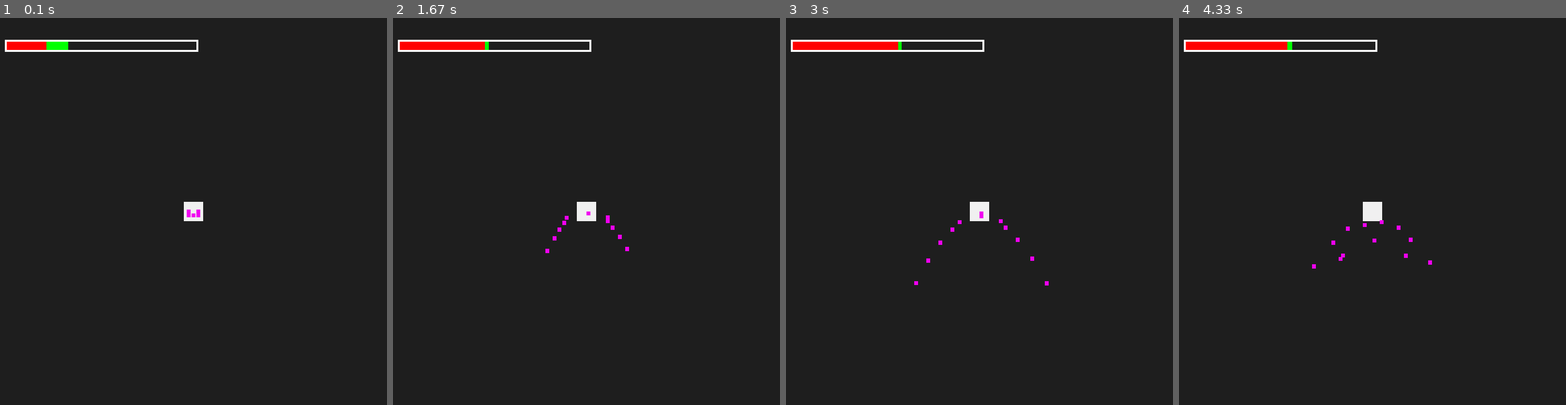
Above: before the commit, frames 1-4 (left to right).
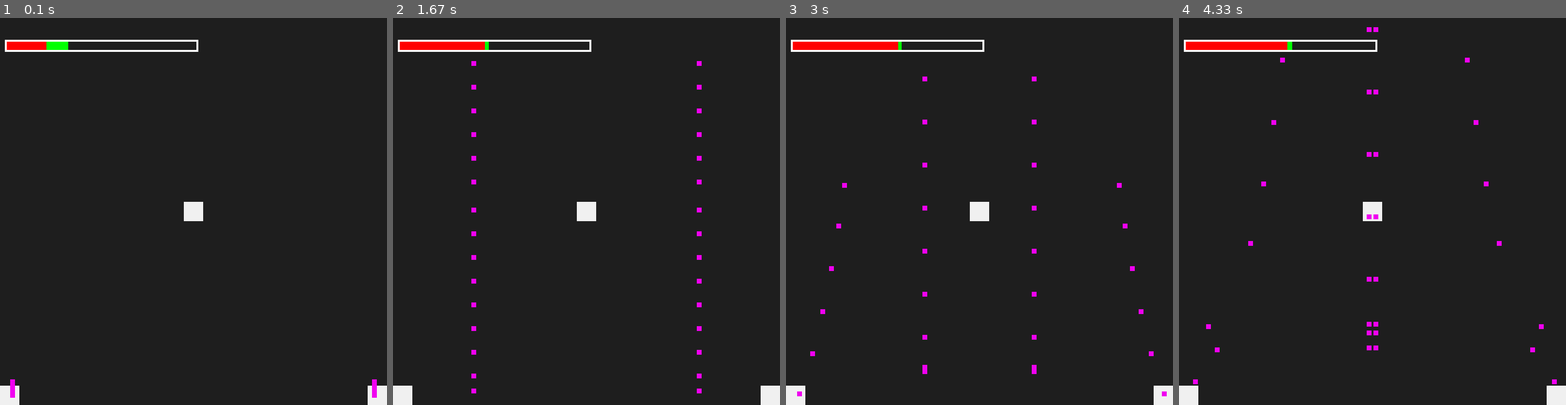
Above: after the commit, the same moments.

Repository: hmdao1511/shefjam_the_binary_bandits
Game: pygame game, started from projectiles.py
Same seed, same stepped clock (60 frames per second), same inputs: the game is played once before the commit and once after it.
Inputs:
- Up to frame 1 (0.1 s): no input
- Up to frame 2 (1.67 s): hold Up 0.33-0.8 s; hold Down 0.83-1.13 s; hold Up 1.17-1.53 s; hold Down from 1.57 s (still down)
- Up to frame 3 (3 s): release Down at 1.93 s; hold Up 1.97-2.27 s; hold Down 2.3-2.6 s; hold Up from 2.63 s (still down)
- Up to frame 4 (4.33 s): release Up at 3 s; hold Down 3.03-3.4 s; hold Up 3.43-3.73 s; hold Down 3.77-4.07 s; hold Up from 4.1 s (still down)

The runs differ from the first frame. In frame 1, 0.6% of the frame differs, in the area x 0-100%, y 49-100%; in frame 2, 1.1%; in frame 3, 1.1%; in frame 4, 1.1%, in the area x 0-100%, y 2-100%.

Commit message:
Updated projectiles code

Diff:
--- a/projectiles.py
+++ b/projectiles.py
@@ -4,11 +4,11 @@
 
 class Player(pygame.sprite.Sprite):
 
-    def __init__(self):
+    def __init__(self, startx, starty):
         super().__init__() #inherits sprite
         self.image = pygame.Surface((40,40))
         self.image.fill((240,240,240))
-        self.rect = self.image.get_rect(center = (400,400))
+        self.rect = self.image.get_rect(center = (startx,starty))
 
         #health variables
         self.maximum_health = 1000
@@ -63,31 +63,40 @@
 
 
 class Projectile(pygame.sprite.Sprite):
-    def __init__(self, angle, reverse,clock,nox=True):
+    def __init__(self, angle, reverse,clock,startx, starty,delay=False):
         super().__init__() #inherits sprite
         self.angle = angle
-        self.startx = 400
-        self.starty = 400
-        self.rotate_clock = clock
-
-        self.image = pygame.Surface((8,8))
+        self.startx = startx
+        self.starty = starty
+        self.rotate_clock = 0
+        self.delay_val = clock
+        self.delay = delay
+
+        self.image = pygame.Surface((10,10))
         self.image.fill((240,0,240))
         self.rect = self.image.get_rect(center = (self.startx,self.starty))
 
         self.angle_change = 1
 
-        self.projectile_xspeed = int(5 * reverse) *nox
+        self.projectile_xspeed = int(3 * reverse)
         self.projectile_yspeed = angle
 
     def update(self):
        self.change_position()
-       self.collision(200)
+      # self.collision(400)
        self.rotate_clock += 1
-       if (self.rotate_clock % 40) == 0 :
-           if self.projectile_yspeed == 10:
+
+       run = True
+       if self.delay:
+           if self.rotate_clock < self.delay_val:
+               run = False
+
+       if (self.rotate_clock % 40 == 0) and run :
+           if self.projectile_yspeed == 0:
                  self.angle_change = -1
-           if self.projectile_yspeed == -10:
+           if self.projectile_yspeed == -15:
                  self.angle_change  = 1
+           #print(self.projectile_yspeed)
            self.projectile_yspeed += self.angle_change
 
     def collision(self,radius):
@@ -100,24 +109,43 @@
         self.rect.y = self.starty
 
     def change_position(self):
-        if self.projectile_xspeed > 0:
-            if  self.rect.x <= 800:
-                self.rect.x += self.projectile_xspeed
+        if  (self.rect.x >= 800) or (self.rect.y >= 800) or (self.rect.x <= 0) or (self.rect.y <= 0):
+             self.reset_position()
+        else:
+            if self.projectile_xspeed > 0:
+                if  self.rect.x <= 800:
+                    self.rect.x += self.projectile_xspeed
+                if  self.rect.y <= 800:
+                   self.rect.y += self.projectile_yspeed
             else:
-                self.reset_position()
-            if  self.rect.y <= 800:
-                self.rect.y += self.projectile_yspeed
-            else:
-                 self.reset_position()
-        else:
-            if  self.rect.x >= 0:
-                self.rect.x += self.projectile_xspeed
-            else:
-                self.reset_position()
-            if  self.rect.y >= 0:
-                self.rect.y += self.projectile_yspeed
-            else:
-                 self.reset_position()
+                if  self.rect.x > 0:
+                    self.rect.x += self.projectile_xspeed
+                if  self.rect.y > 0:
+                    self.rect.y += self.projectile_yspeed
+
+
+
+
+##    def change_position(self):
+##        if self.projectile_xspeed > 0:
+##            if  self.rect.x <= 800:
+##                self.rect.x += self.projectile_xspeed
+##            else:
+##                self.reset_position()
+##            if  self.rect.y <= 800:
+##                self.rect.y += self.projectile_yspeed
+##            else:
+##                 self.reset_position()
+##        else:
+##            if  self.rect.x > 0:
+##                self.rect.x += self.projectile_xspeed
+##            else:
+##                self.reset_position()
+##
+##            if  self.rect.y > 0:
+##                self.rect.y += self.projectile_yspeed
+##            else:
+##                 self.reset_position()
 
 
 
@@ -125,19 +153,36 @@
 pygame.init()
 screen = pygame.display.set_mode((800,800))
 clock = pygame.time.Clock()
-player = pygame.sprite.GroupSingle(Player())
-
-
-projectiles = [Projectile(0,1,0) for i in range(20)]
+player = pygame.sprite.GroupSingle(Player(400,400))
+
+
+
+enemy1x = 20
+enemy1y = 780
+
+enemy1 =  pygame.sprite.GroupSingle(Player(enemy1x,enemy1y))
+projectiles = [Projectile(0,1,0,0,0) for i in range(15)]
 for i in range(5):
-    projectiles[i] = pygame.sprite.Group(Projectile(i,1,0))
+    projectiles[i] = pygame.sprite.Group(Projectile(-i,1,0,enemy1x,enemy1y))
+for i in range(4,10):
+    projectiles[i] = pygame.sprite.Group(Projectile(-i,1,40,enemy1x,enemy1y, True))
+for i in range(9,15):
+    projectiles[i] = pygame.sprite.Group(Projectile(-i,1,80,enemy1x,enemy1y, True))
+
+
+enemy2x = 780
+enemy2y = 780
+enemy2 =  pygame.sprite.GroupSingle(Player(enemy2x,enemy2y))
+projectiles2 = [Projectile(0,1,0,0,0) for i in range(15)]
 for i in range(5):
-    projectiles[i+5] = pygame.sprite.Group(Projectile(i,-1,0))
-for i in range(5):
-    projectiles[i+10] = pygame.sprite.Group(Projectile(i,1, 41))
-for i in range(5):
-    projectiles[i+15] = pygame.sprite.Group(Projectile(i,-1,41))
-projectiles.append(pygame.sprite.Group(Projectile(i,-1,41,False)))
+    projectiles2[i] = pygame.sprite.Group(Projectile(-i,-1,0,enemy2x,enemy2y))
+for i in range(4,10):
+    projectiles2[i] = pygame.sprite.Group(Projectile(-i,-1,40,enemy2x,enemy2y,True))
+for i in range(9,15):
+    projectiles2[i] = pygame.sprite.Group(Projectile(-i,-1,80,enemy2x,enemy2y,True))
+
+
+enemies = [enemy1,enemy2]
 #text stuff
 font = pygame.font.SysFont(None, 48)
 text_color = (200,100,50)
@@ -171,9 +216,16 @@
 
     player.draw(screen)
     player.update()
+
+    for enemy in enemies:
+        enemy.draw(screen)
+        enemy.update()
     for projectile in projectiles:
         projectile.draw(screen)
         projectile.update()
+    for projectile in projectiles2:
+       projectile.draw(screen)
+       projectile.update()
 
     pygame.display.update()
     clock.tick(30)
